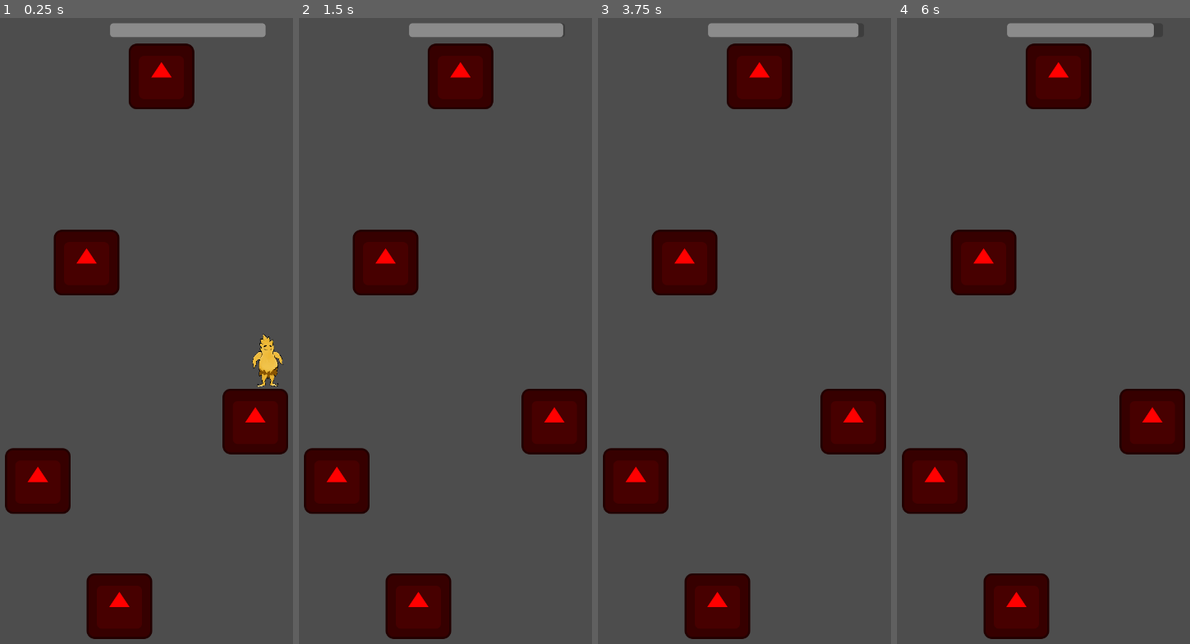
Above: before the commit, frames 1-4 (left to right).
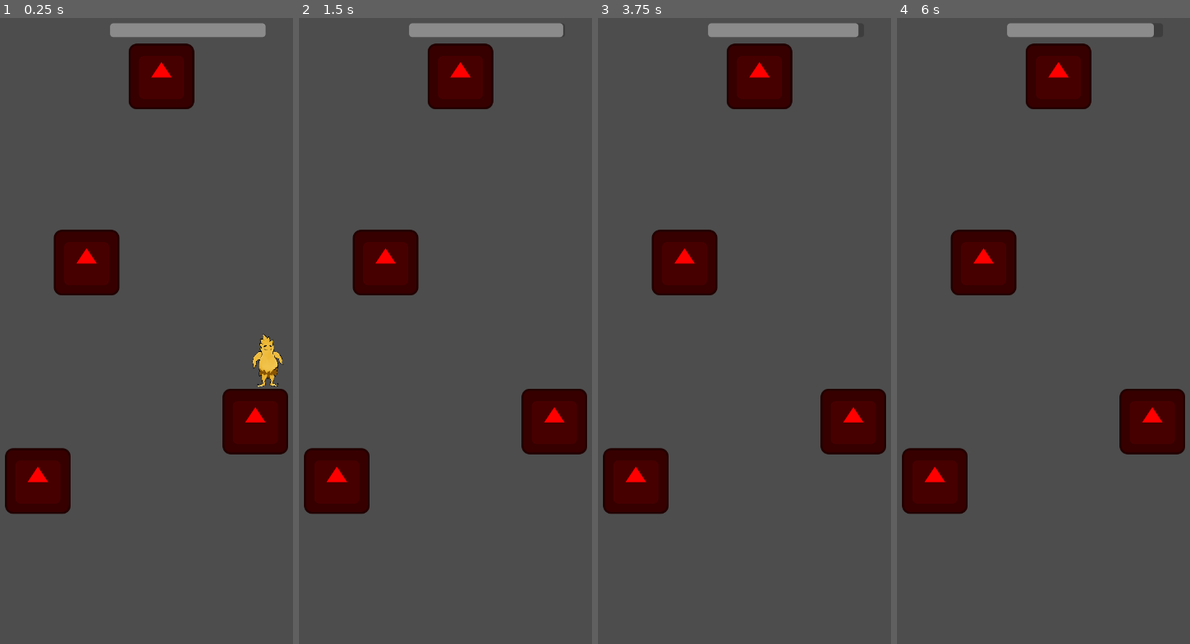
Above: after the commit, the same moments.

Repository: DannyIsYog/Trigo-Jump
Game: Godot game, scene res://Game/Scenes/TestPlayerScene.tscn
The game is run twice, just before and just after one commit, with the same random seed, the same clock (stepped at 60 frames per second) and the same inputs. This scene is started directly instead of the project's main scene. The engine's default icon, where the game draws it, is replaced by a stand-in: a white triangle on a blue panel in a dark square.
Inputs:
- Up to frame 1 (0.25 s): no input
- Up to frame 2 (1.5 s): hold D (right) from 0.53 s (still down); tap Space (jump) at 0.77 s; tap Enter at 1.25 s
- Up to frame 3 (3.75 s): tap Space (jump) at 1.52, 2, 3.02, 3.5 s; release D (right) at 2.03 s; hold A (left) 2.03-2.78 s; tap Enter at 2.75 s; hold D (right) from 2.78 s (still down)
- Up to frame 4 (6 s): tap Space (jump) at 3.77, 4.52, 5 s; tap Enter at 4.25 s; release D (right) at 4.28 s; hold A (left) 4.28-5.03 s; hold D (right) 5.03-5.78 s; hold A (left) from 5.78 s (still down)

The runs differ from the first frame. In frame 1, 2.3% of the frame differs, in the area x 29-53%, y 88-100%; in frame 2, 2.3%; in frame 3, 2.3%; in frame 4, 2.3%.

Commit message:
Spawn platform when others are destroyed

Diff:
--- a/Game/Scenes/TestPlayerScene.tscn
+++ b/Game/Scenes/TestPlayerScene.tscn
@@ -11,8 +11,6 @@
 
 [node name="Player" parent="." instance=ExtResource("1_o87p1")]
 position = Vector2(549, 316)
-life = 100.0
-lifeLossPerSec = 1.0
 
 [node name="Platforms" type="Node2D" parent="."]
 position = Vector2(-392, 363)
--- a/Game/Scenes/game.tscn
+++ b/Game/Scenes/game.tscn
@@ -30,3 +30,4 @@
 position = Vector2(-1, 390)
 
 [connection signal="restartGame" from="Camera2D" to="." method="restart"]
+[connection signal="spawnPlatforms" from="Camera2D" to="." method="spawn_platforms"]
--- a/Objects/Scenes/camera_2d.tscn
+++ b/Objects/Scenes/camera_2d.tscn
@@ -1,6 +1,10 @@
-[gd_scene load_steps=2 format=3 uid="uid://5xnwu4g2he6c"]
+[gd_scene load_steps=4 format=3 uid="uid://5xnwu4g2he6c"]
 
 [ext_resource type="Script" path="res://Objects/Scripts/camera.gd" id="1_5j68l"]
+[ext_resource type="Script" path="res://Objects/Scripts/destroyArea.gd" id="2_yen3t"]
+
+[sub_resource type="RectangleShape2D" id="RectangleShape2D_okfqs"]
+size = Vector2(803, 203)
 
 [node name="Camera2D" type="Camera2D"]
 limit_left = 0
@@ -16,3 +20,14 @@
 size_flags_vertical = 2
 show_percentage = false
 metadata/_edit_use_anchors_ = true
+
+[node name="Area2D" type="Area2D" parent="."]
+script = ExtResource("2_yen3t")
+
+[node name="CollisionShape2D" type="CollisionShape2D" parent="Area2D"]
+position = Vector2(350, 809)
+shape = SubResource("RectangleShape2D_okfqs")
+
+[connection signal="body_entered" from="Area2D" to="Area2D" method="_on_body_entered"]
+[connection signal="restartGame" from="Area2D" to="." method="restartGameFunc"]
+[connection signal="spawnPlatforms" from="Area2D" to="." method="_on_area_2d_spawn_platforms"]
--- a/Objects/Scripts/camera.gd
+++ b/Objects/Scripts/camera.gd
@@ -4,6 +4,7 @@
 @export var maxY: float
 
 signal restartGame
+signal spawnPlatforms(number_of_platforms: int, spawn_player: bool)
 
 var firstTime = true
 # Called every frame. 'delta' is the elapsed time since the previous frame.
@@ -13,10 +14,9 @@
 		return
 	if firstTime:
 		firstTimeSet()
+	if player.get_node("PlayerBody") == null:
+		return
 	var nextY = player.get_node("PlayerBody").get_global_position().y
-	if nextY > self.position.y + (get_viewport_rect().size.y / 2) + 200:
-		print("Lose")
-		restartGame.emit()
 	if nextY < maxY:
 		self.position.y = nextY
 		maxY = nextY
@@ -31,3 +31,10 @@
 	var nextLimit = self.position.y + (get_viewport_rect().size.y / 2)
 	self.limit_bottom = self.position.y + (get_viewport_rect().size.y / 2)
 	firstTime = false
+
+func restartGameFunc():
+	restartGame.emit()
+
+
+func _on_area_2d_spawn_platforms(number_of_platforms):
+	spawnPlatforms.emit(1, false)
--- /dev/null
+++ b/Objects/Scripts/destroyArea.gd
@@ -0,0 +1,15 @@
+extends Area2D
+
+signal restartGame
+
+signal spawnPlatforms(number_of_platforms: int)
+
+func _on_body_entered(body):
+	print("deleting")
+	if body.get_parent().name == "Player":
+		print("restarting")
+		body.get_parent().queue_free()
+		restartGame.emit()
+		return
+	body.queue_free()
+	spawnPlatforms.emit(1)
